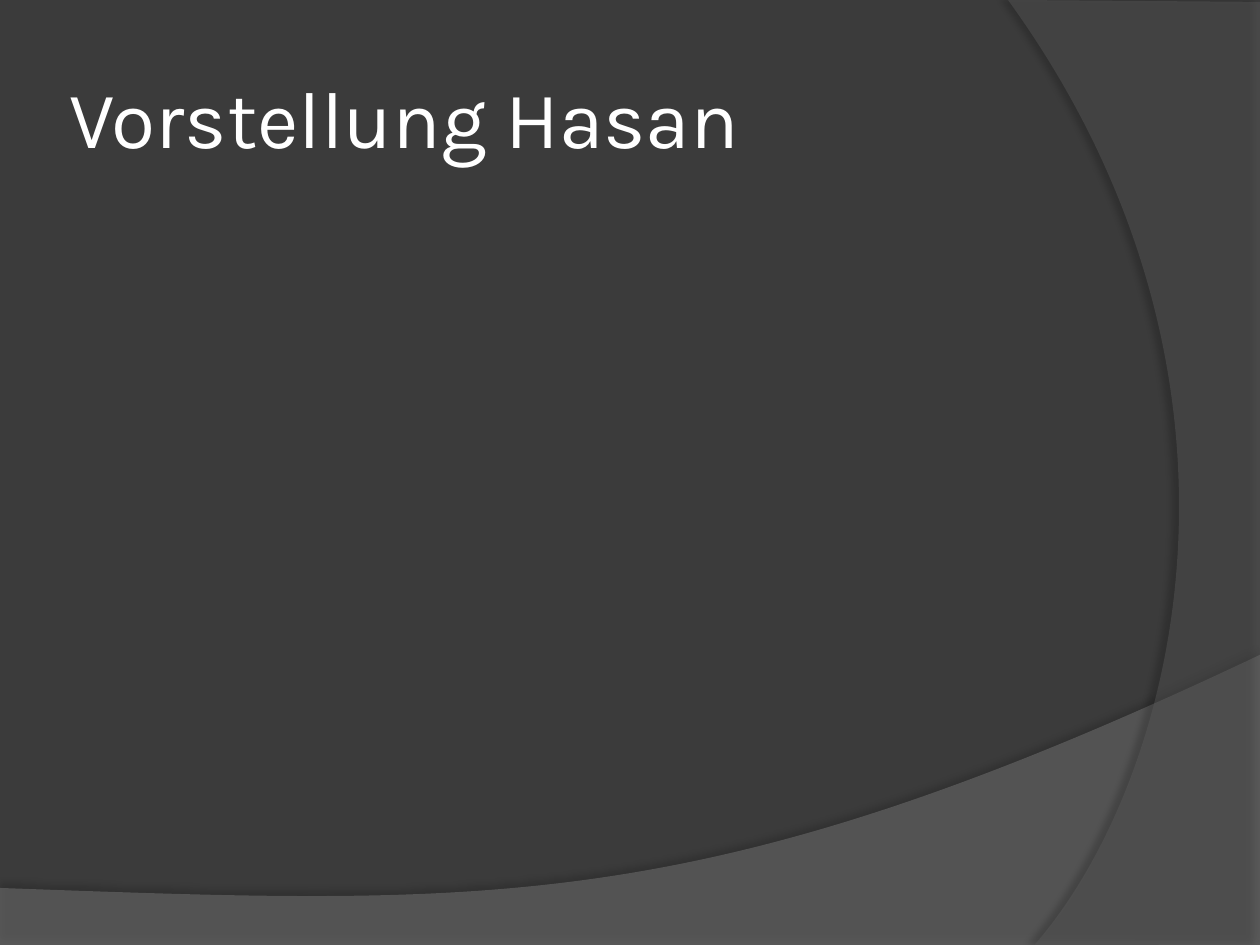
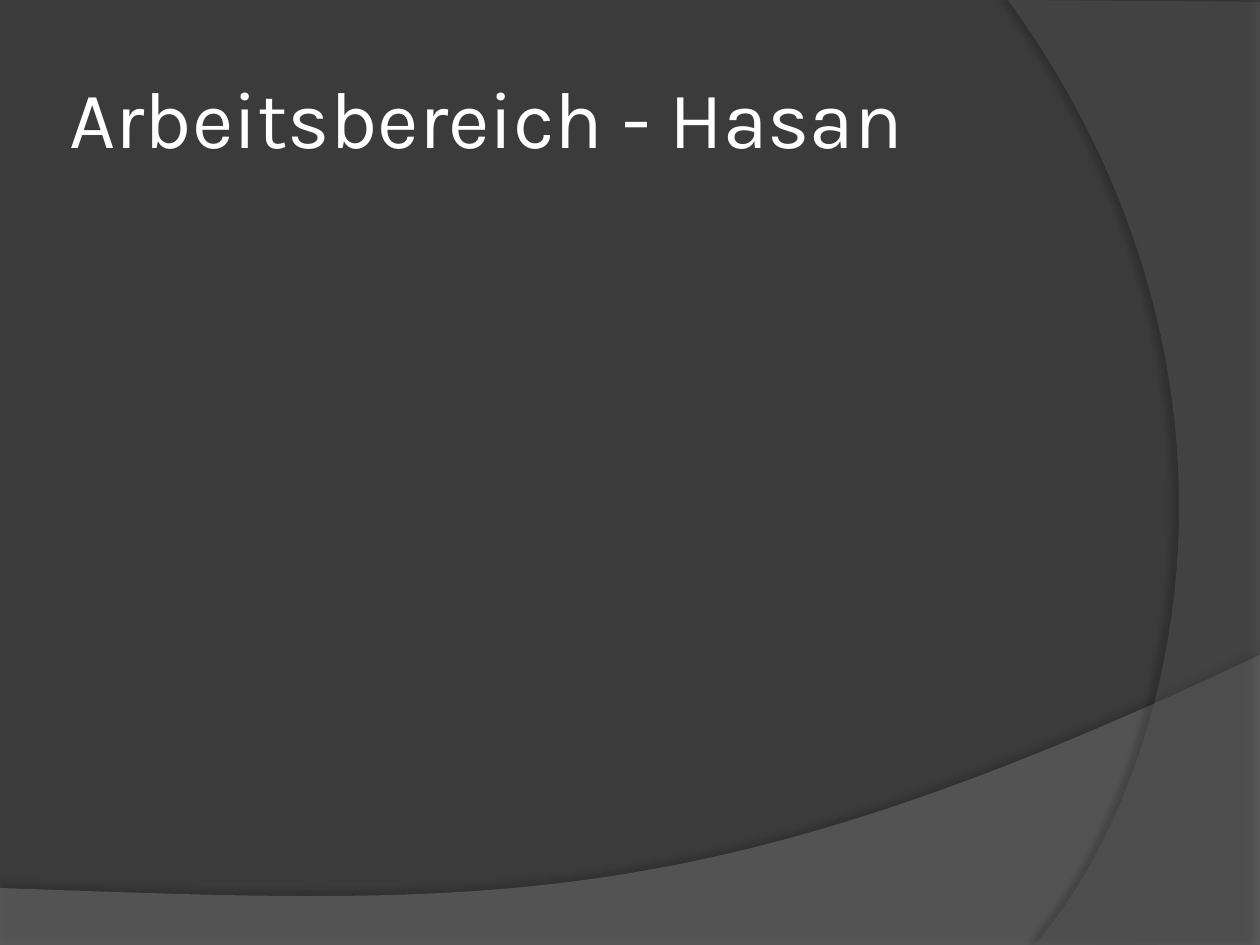
Before and after one commit to mbohlaender/pam, a slide deck: slide 8 of documentation/presentation.pptx (slide 7 before the commit). Drawn at 1260x945 pixels with LibreOffice and Linux fonts; fonts in the diff are those of the drawing. Boxes give left, top, right and bottom in pixels: in the first picture for what was removed or moved away, otherwise in the second. Text is boxed around its words. In the diff, an @@ line names an element or a change of style, - is before the commit and + after.

```diff
--- a/documentation/presentation.pptx
+++ b/documentation/presentation.pptx
@@ title at [69, 92, 903, 149]: text changed @@
-Vorstellung Hasan
+Arbeitsbereich - Hasan
```
Also in this commit, not shown: 4 other slides changed, 4 slides added, 5 slides removed.
